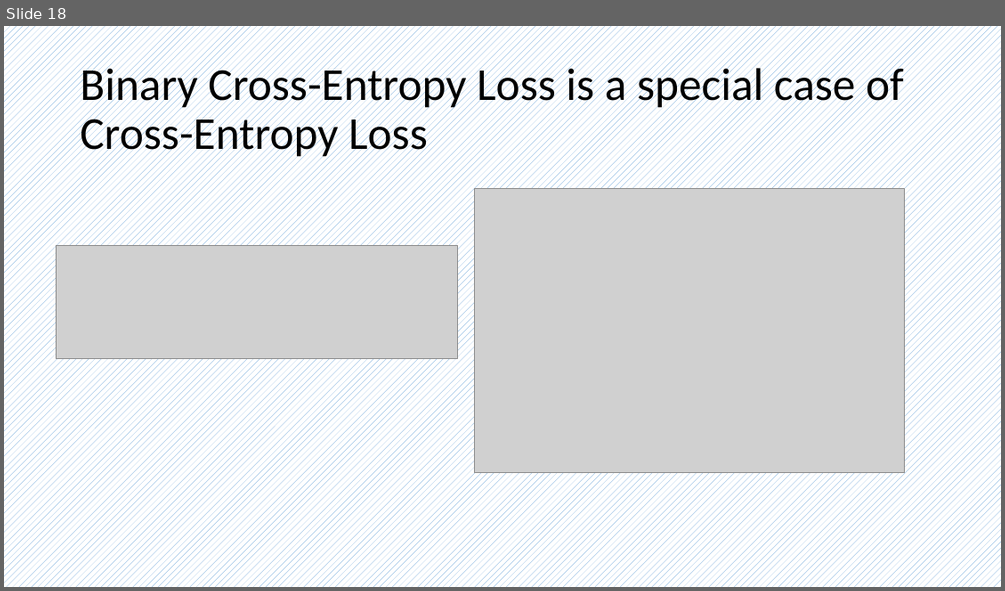
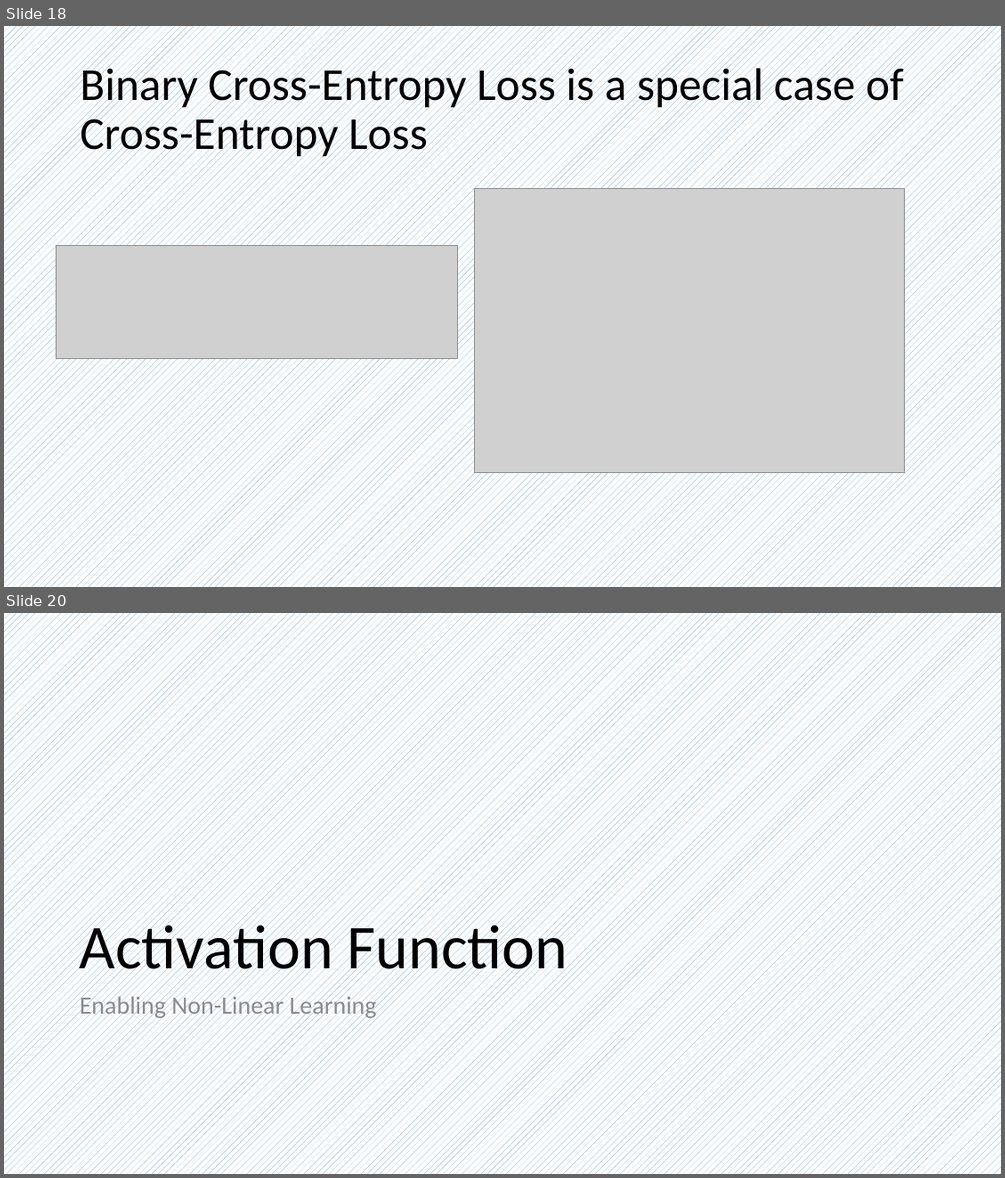
Before and after one commit to frankwxu/AI4DigitalForensics, a slide deck: lectures/08_multiclass_classification_n_to_n_2hidden/0_ML_concepts_multiclass.pptx. Shown one above the other, each under a label of ours: slide 18 before the commit, slides 18 and 20 after it; the slides between them are not shown. The pictures are 1005x591 and 1005x1178 pixels, drawn with LibreOffice and Linux fonts; fonts in the diff are those of the drawing; grey boxes stand for pictures; background and template pictures are left out. Boxes give left, top, right and bottom in pixels: in the first picture for what was removed or moved away, otherwise in the second. Text is boxed around its words. In the diff, an @@ line names an element or a change of style, - is before the commit and + after.

```diff
--- a/lectures/08_multiclass_classification_n_to_n_2hidden/0_ML_concepts_multiclass.pptx
+++ b/lectures/08_multiclass_classification_n_to_n_2hidden/0_ML_concepts_multiclass.pptx
@@ slide 20 added at [4,613,1001,1174], background pattern #5B9BD5 on #FFFFFF @@
@@ title added at [80,916,568,983], 60 pt, text #000000 @@
+Activation Function
@@ text added at [80,992,377,1019], 24 pt, text #8C8C8C @@
+Enabling Non-Linear Learning
```
Also in this commit, not shown: 2 slides changed, 8 other slides added, 29 other files.
